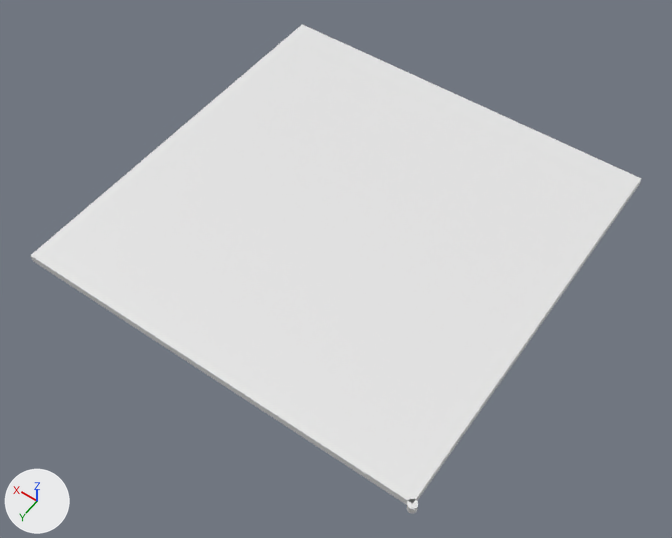
A saved change to the Blender file Blender/Untitled.blend.
Before and after are seen from a 50 mm camera at (-29.9, 65.9, 161.3) aimed at (45.2, -39.2, -4.0). Arrows for +X, +Y and +Z are at lower left; the lights stay in place.
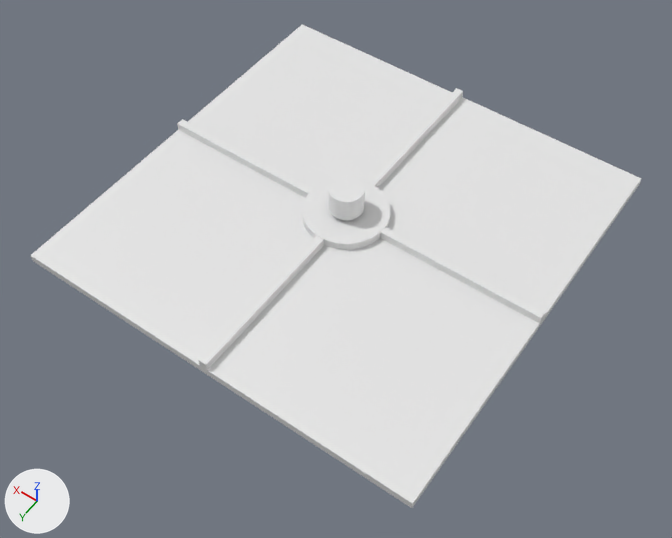
Pixel boxes (x1, y1, x2, y2) of what changed, in the pictures (672 x 538 px):
```json
{"object": "Cube", "change": "reshaped", "before": [30, 24, 641, 513], "after": [30, 24, 641, 508]}
{"part": 1, "of": "me_cube", "change": "added", "after": [329, 176, 365, 220]}
{"part": 2, "of": "me_cube", "change": "added", "after": [302, 179, 390, 250]}
{"part": 3, "of": "me_cube", "change": "added", "after": [199, 236, 324, 370]}
{"part": 4, "of": "me_cube", "change": "added", "after": [368, 88, 463, 188]}
{"part": 5, "of": "me_cube", "change": "added", "after": [177, 119, 313, 198]}
{"part": 6, "of": "me_cube", "change": "added", "after": [380, 227, 546, 323]}
{"part": 7, "of": "me_cube", "change": "deleted", "before": [407, 499, 418, 513]}
```

Edits to the scene script, one JSON object a line:
```json
{"block": "me_cube", "where": "me_cube.from_pydata(...)  # 72 vertices, 40 faces; spans x -1.0..100.0, y -100.0..1.0, z -1.0..1.0"}
{"block": "me_cube", "where": "# used by ob_cube; location = (0.0, 0.0, 0.0)"}
{"block": "me_cube", "change": "me_cube part 1: a new loose piece, a 32-sided cylinder along z spanning x 46.0..54.0, y -54.0..-46.0, z 4.0..10.0, in mat_material (white #e7e7e7)"}
{"block": "me_cube", "change": "me_cube part 2: a new loose piece, a 32-sided cylinder along z spanning x 40.0..60.0, y -60.0..-40.0, z 1.0..3.0, in mat_material (white #e7e7e7)"}
{"block": "me_cube", "change": "me_cube part 3: a new loose piece, a box spanning x 49.0..51.0, y -40.0..0.0, z 1.0..3.0, in mat_material (white #e7e7e7)"}
{"block": "me_cube", "change": "me_cube part 4: a new loose piece, a box spanning x 49.0..51.0, y -100.0..-60.0, z 1.0..3.0, in mat_material (white #e7e7e7)"}
{"block": "me_cube", "change": "me_cube part 5: a new loose piece, a box spanning x 60.0..100.0, y -51.0..-49.0, z 1.0..3.0, in mat_material (white #e7e7e7)"}
{"block": "me_cube", "change": "me_cube part 6: a new loose piece, a box spanning x 0.0..40.0, y -51.0..-49.0, z 1.0..3.0, in mat_material (white #e7e7e7)"}
{"block": "me_cube", "change": "me_cube part 7: the loose piece of 64 vertices spanning x -1.0..1.0, y -1.0..1.0, z -1.0..1.0 is deleted"}
```
